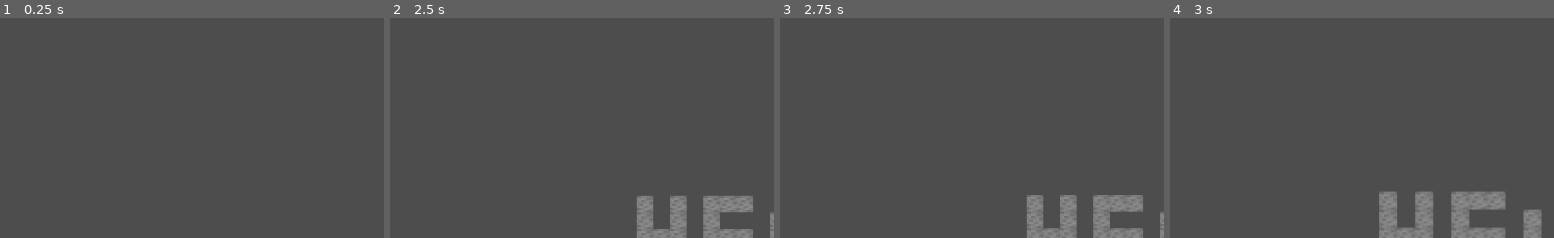
Above: before the commit, frames 1-4 (left to right).
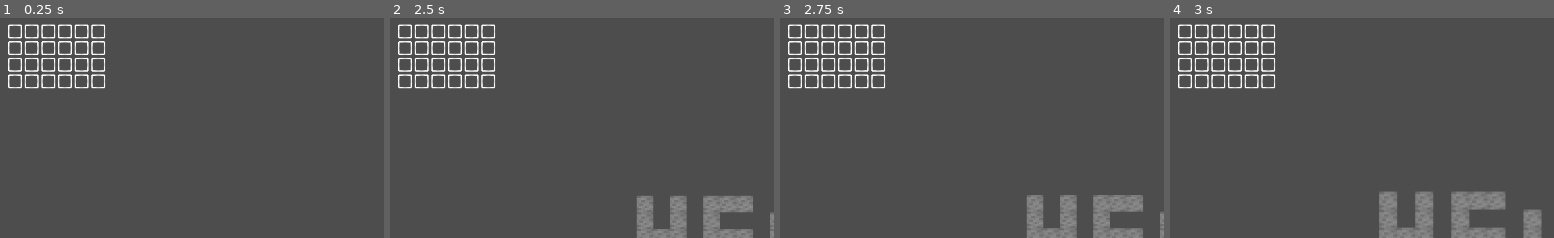
Above: after the commit, the same moments.

Repository: comedy01/blockgame
Game: Godot game, scene res://scenes/world.tscn
The game is run twice, just before and just after one commit, with the same random seed, the same clock (stepped at 60 frames per second) and the same inputs.
Inputs (mouse positions are % of the whole screen's width and height, from its top left):
- Up to frame 1 (0.25 s): no input
- Up to frame 2 (2.5 s): move the mouse to (75, 44) at 0.52 s; press the mouse at (75, 44) at 0.53 s; hold Right (move_right) 0.53-2.03 s; tap W (move_up) at 0.77, 1.52 s; move the mouse to (31, 54) at 1.27 s; release the mouse at (31, 54) at 1.28 s; tap Mouse wheel down (scroll_down) at 1.35 s; move the mouse to (62, 27) at 2.02 s; hold Left (move_left) from 2.03 s (still down); tap Mouse wheel up (scroll_up) at 2.1 s
- Up to frame 3 (2.75 s): keep holding Left (move_left)
- Up to frame 4 (3 s): tap Enter at 2.75 s; move the mouse to (47, 69) at 2.77 s; release Left (move_left) at 2.78 s; hold Right (move_right) from 2.78 s (still down); tap = (zoom_in) at 2.85 s
The pictures show only the part of the screen within x 0-50%, y 0-50%; the shares and areas given below are measured in that part.

The runs differ from the first frame. In frame 1, 2.6% of the frame differs, in the area x 2-28%, y 2-33%; in frame 2, 2.6%; in frame 3, 2.6%; in frame 4, 2.6%.

Commit message:
added inventory textures and epic hotbar code

Diff:
--- a/project.godot
+++ b/project.godot
@@ -14,6 +14,10 @@
 run/main_scene="res://scenes/world.tscn"
 config/features=PackedStringArray("4.1", "Mobile")
 config/icon="res://assets/icon.svg"
+
+[display]
+
+window/canvas_textures/default_texture_filter=0
 
 [input]
 
@@ -74,4 +78,5 @@
 
 [rendering]
 
+textures/canvas_textures/default_texture_filter=0
 renderer/rendering_method="mobile"
--- /dev/null
+++ b/scenes/inventory.tscn
@@ -0,0 +1,159 @@
+[gd_scene load_steps=3 format=3 uid="uid://x2khg2eiu5jy"]
+
+[ext_resource type="Texture2D" uid="uid://bccdmygc5efs4" path="res://assets/plain inventory slot.png" id="1_y1vea"]
+
+[sub_resource type="StyleBoxTexture" id="StyleBoxTexture_yw8da"]
+texture = ExtResource("1_y1vea")
+
+[node name="Inventory" type="Node2D"]
+
+[node name="GridContainer" type="GridContainer" parent="."]
+offset_left = 1.0
+offset_top = 2.0
+offset_right = 403.0
+offset_bottom = 205.0
+columns = 6
+
+[node name="Slot1" type="Panel" parent="GridContainer"]
+texture_filter = 1
+custom_minimum_size = Vector2(20, 20)
+layout_mode = 2
+theme_override_styles/panel = SubResource("StyleBoxTexture_yw8da")
+
+[node name="Slot2" type="Panel" parent="GridContainer"]
+texture_filter = 1
+custom_minimum_size = Vector2(20, 20)
+layout_mode = 2
+theme_override_styles/panel = SubResource("StyleBoxTexture_yw8da")
+
+[node name="Slot3" type="Panel" parent="GridContainer"]
+texture_filter = 1
+custom_minimum_size = Vector2(20, 20)
+layout_mode = 2
+theme_override_styles/panel = SubResource("StyleBoxTexture_yw8da")
+
+[node name="Slot4" type="Panel" parent="GridContainer"]
+texture_filter = 1
+custom_minimum_size = Vector2(20, 20)
+layout_mode = 2
+theme_override_styles/panel = SubResource("StyleBoxTexture_yw8da")
+
+[node name="Slot5" type="Panel" parent="GridContainer"]
+texture_filter = 1
+custom_minimum_size = Vector2(20, 20)
+layout_mode = 2
+theme_override_styles/panel = SubResource("StyleBoxTexture_yw8da")
+
+[node name="Slot6" type="Panel" parent="GridContainer"]
+texture_filter = 1
+custom_minimum_size = Vector2(20, 20)
+layout_mode = 2
+theme_override_styles/panel = SubResource("StyleBoxTexture_yw8da")
+
+[node name="Slot7" type="Panel" parent="GridContainer"]
+texture_filter = 1
+custom_minimum_size = Vector2(20, 20)
+layout_mode = 2
+theme_override_styles/panel = SubResource("StyleBoxTexture_yw8da")
+
+[node name="Slot8" type="Panel" parent="GridContainer"]
+texture_filter = 1
+custom_minimum_size = Vector2(20, 20)
+layout_mode = 2
+theme_override_styles/panel = SubResource("StyleBoxTexture_yw8da")
+
+[node name="Slot9" type="Panel" parent="GridContainer"]
+texture_filter = 1
+custom_minimum_size = Vector2(20, 20)
+layout_mode = 2
+theme_override_styles/panel = SubResource("StyleBoxTexture_yw8da")
+
+[node name="Slot10" type="Panel" parent="GridContainer"]
+texture_filter = 1
+custom_minimum_size = Vector2(20, 20)
+layout_mode = 2
+theme_override_styles/panel = SubResource("StyleBoxTexture_yw8da")
+
+[node name="Slot11" type="Panel" parent="GridContainer"]
+texture_filter = 1
+custom_minimum_size = Vector2(20, 20)
+layout_mode = 2
+theme_override_styles/panel = SubResource("StyleBoxTexture_yw8da")
+
+[node name="Slot12" type="Panel" parent="GridContainer"]
+texture_filter = 1
+custom_minimum_size = Vector2(20, 20)
+layout_mode = 2
+theme_override_styles/panel = SubResource("StyleBoxTexture_yw8da")
+
+[node name="Slot13" type="Panel" parent="GridContainer"]
+texture_filter = 1
+custom_minimum_size = Vector2(20, 20)
+layout_mode = 2
+theme_override_styles/panel = SubResource("StyleBoxTexture_yw8da")
+
+[node name="Slot14" type="Panel" parent="GridContainer"]
+texture_filter = 1
+custom_minimum_size = Vector2(20, 20)
+layout_mode = 2
+theme_override_styles/panel = SubResource("StyleBoxTexture_yw8da")
+
+[node name="Slot15" type="Panel" parent="GridContainer"]
+texture_filter = 1
+custom_minimum_size = Vector2(20, 20)
+layout_mode = 2
+theme_override_styles/panel = SubResource("StyleBoxTexture_yw8da")
+
+[node name="Slot16" type="Panel" parent="GridContainer"]
+texture_filter = 1
+custom_minimum_size = Vector2(20, 20)
+layout_mode = 2
+theme_override_styles/panel = SubResource("StyleBoxTexture_yw8da")
+
+[node name="Slot17" type="Panel" parent="GridContainer"]
+texture_filter = 1
+custom_minimum_size = Vector2(20, 20)
+layout_mode = 2
+theme_override_styles/panel = SubResource("StyleBoxTexture_yw8da")
+
+[node name="Slot18" type="Panel" parent="GridContainer"]
+texture_filter = 1
+custom_minimum_size = Vector2(20, 20)
+layout_mode = 2
+theme_override_styles/panel = SubResource("StyleBoxTexture_yw8da")
+
+[node name="Slot19" type="Panel" parent="GridContainer"]
+texture_filter = 1
+custom_minimum_size = Vector2(20, 20)
+layout_mode = 2
+theme_override_styles/panel = SubResource("StyleBoxTexture_yw8da")
+
+[node name="Slot20" type="Panel" parent="GridContainer"]
+texture_filter = 1
+custom_minimum_size = Vector2(20, 20)
+layout_mode = 2
+theme_override_styles/panel = SubResource("StyleBoxTexture_yw8da")
+
+[node name="Slot21" type="Panel" parent="GridContainer"]
+texture_filter = 1
+custom_minimum_size = Vector2(20, 20)
+layout_mode = 2
+theme_override_styles/panel = SubResource("StyleBoxTexture_yw8da")
+
+[node name="Slot22" type="Panel" parent="GridContainer"]
+texture_filter = 1
+custom_minimum_size = Vector2(20, 20)
+layout_mode = 2
+theme_override_styles/panel = SubResource("StyleBoxTexture_yw8da")
+
+[node name="Slot23" type="Panel" parent="GridContainer"]
+texture_filter = 1
+custom_minimum_size = Vector2(20, 20)
+layout_mode = 2
+theme_override_styles/panel = SubResource("StyleBoxTexture_yw8da")
+
+[node name="Slot24" type="Panel" parent="GridContainer"]
+texture_filter = 1
+custom_minimum_size = Vector2(20, 20)
+layout_mode = 2
+theme_override_styles/panel = SubResource("StyleBoxTexture_yw8da")
--- a/scenes/player.tscn
+++ b/scenes/player.tscn
@@ -1,7 +1,8 @@
-[gd_scene load_steps=4 format=3 uid="uid://ctkhhvep2n7c4"]
+[gd_scene load_steps=5 format=3 uid="uid://ctkhhvep2n7c4"]
 
 [ext_resource type="Script" path="res://scripts/player.gd" id="1_mc610"]
 [ext_resource type="Script" path="res://scripts/camera.gd" id="2_gbdjf"]
+[ext_resource type="PackedScene" uid="uid://x2khg2eiu5jy" path="res://scenes/inventory.tscn" id="3_baqfb"]
 
 [sub_resource type="RectangleShape2D" id="RectangleShape2D_53k6l"]
 size = Vector2(26, 26)
@@ -16,3 +17,9 @@
 [node name="Camera2D" type="Camera2D" parent="."]
 zoom = Vector2(1.5, 1.5)
 script = ExtResource("2_gbdjf")
+
+[node name="CanvasLayer" type="CanvasLayer" parent="."]
+layer = 2
+
+[node name="Inventory" parent="CanvasLayer" instance=ExtResource("3_baqfb")]
+position = Vector2(15, 19)
Binary file added: assets/magenta inventory slot.png
Not shown, added: assets/magenta inventory slot.png.import
Binary file added: assets/plain inventory slot.png
Not shown, added: assets/plain inventory slot.png.import
Not shown, added: assets/plain inventory slot.xcf
Not shown, added: plain inventory slot.xcf
